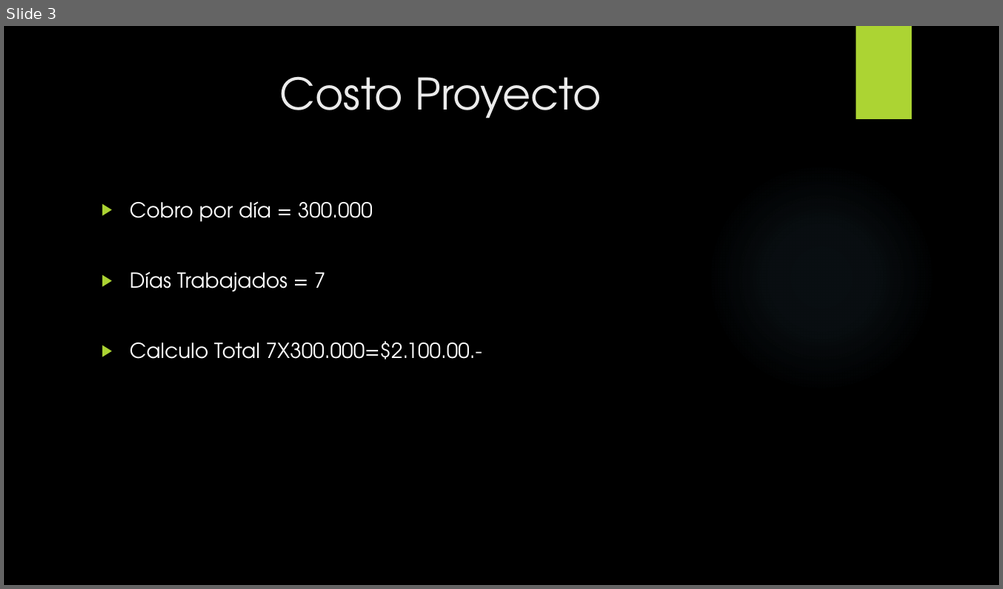
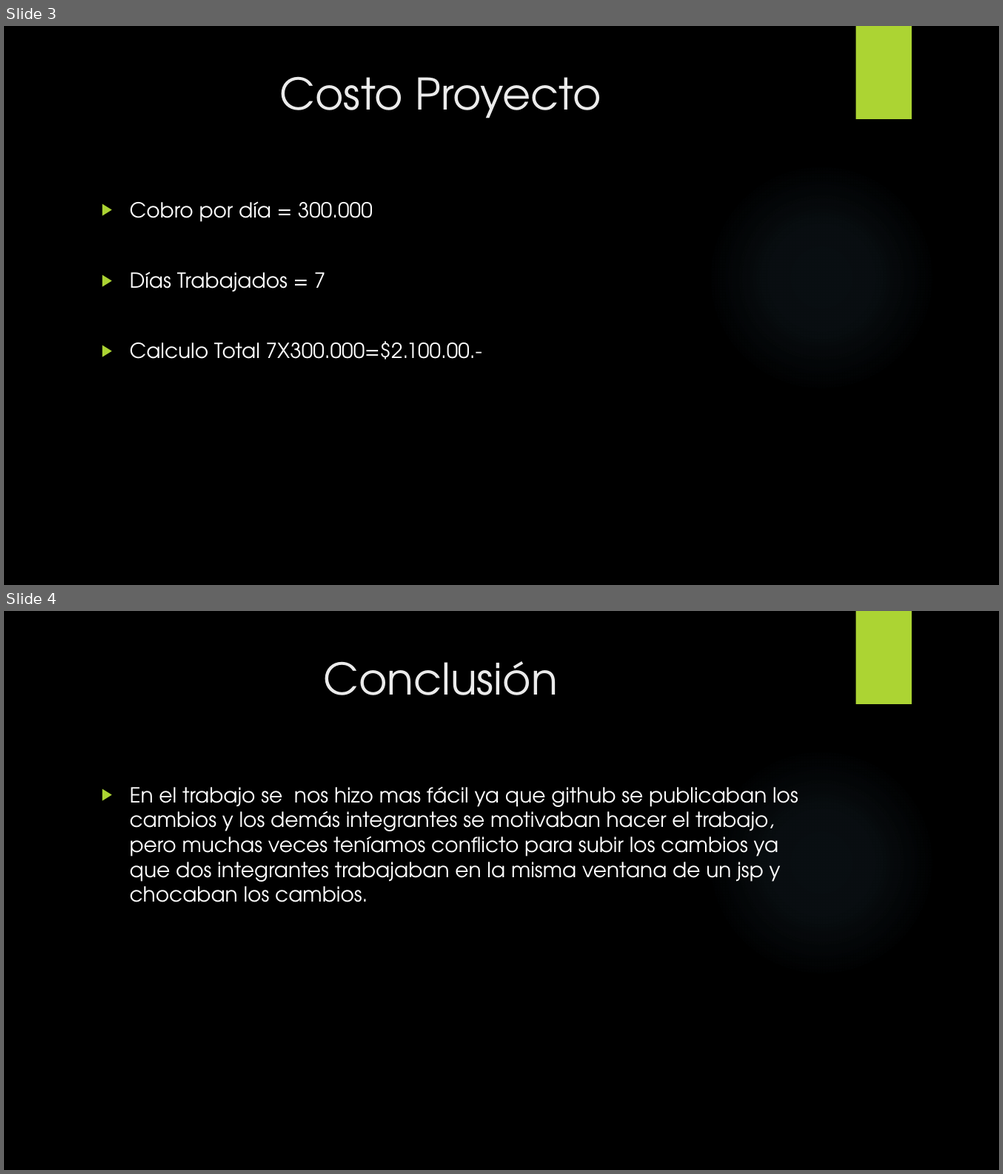
Before and after one commit to JKDGXX/EPR2, a slide deck: Lluvia de diamantes2.0.pptx. Shown one above the other, each under a label of ours: slide 3 before the commit, slides 3 and 4 after it. The pictures are 1003x589 and 1003x1174 pixels, drawn with LibreOffice and Linux fonts; fonts in the diff are those of the drawing; background and template pictures are left out. Boxes give left, top, right and bottom in pixels: in the first picture for what was removed or moved away, otherwise in the second. Text is boxed around its words. In the diff, an @@ line names an element or a change of style, - is before the commit and + after.

Commit message:
cambios ptt

```diff
--- a/Lluvia de diamantes2.0.pptx
+++ b/Lluvia de diamantes2.0.pptx
@@ slide 4 added at (4,611,999,1170), background picture (left out); not listed: 2 template elements that a slide beside it also shows @@
@@ title added at (323,661,558,695), 42 pt, text #EBEBEB @@
+Conclusión
@@ text added at (130,786,798,903), 20 pt, text #FFFFFF @@
+▶ En el trabajo se nos hizo mas fácil ya que github se publicaban los cambios y los demás integrantes se motivaban hacer el trabajo, pero muchas veces teníamos conflicto para subir los cambios ya que dos integrantes trabajaban en la misma ventana de un jsp y chocaban los cambios.
```
Also in this commit, not shown: 1 slide removed.
